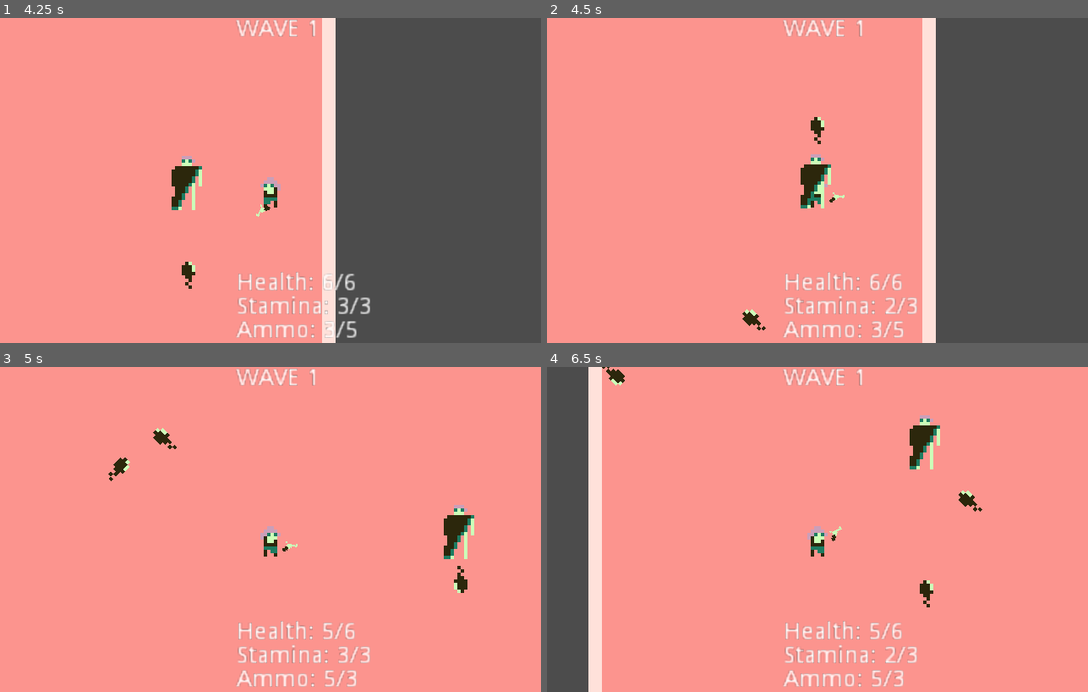
Above: before the commit, frames 1-4 (two rows, left to right).
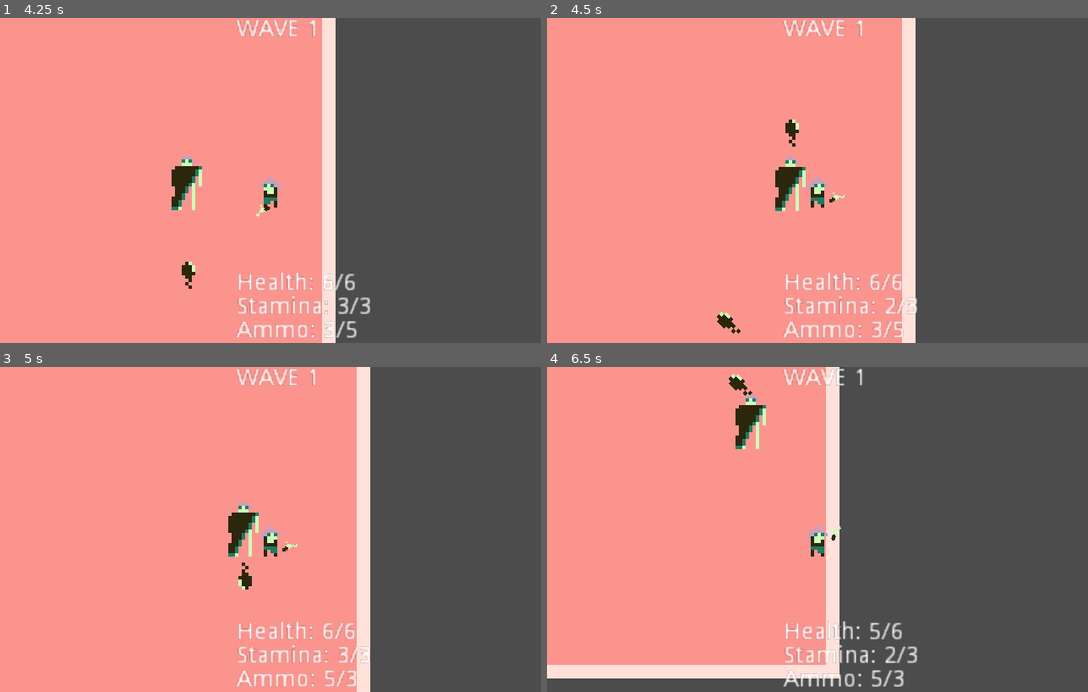
Above: after the commit, the same moments.

Repository: prezrenz/vampires-until-dawn
Game: Godot game, scene res://ui/MainMenu.tscn
The game is run twice, just before and just after one commit, with the same random seed, the same clock (stepped at 60 frames per second) and the same inputs.
Inputs (mouse positions are in pixels of both pictures, inside the frame that each line leads up to):
- Up to frame 1 (4.25 s): click "PLAY" at 0.5 s; tap Enter at 1.25 s; move the mouse to (389, 164) at 1.27 s; hold D (move_right) 1.28-2.03 s; tap Space (dodge) at 1.35, 2.85 s; move the mouse to (162, 196) at 2.02 s; hold S (move_down) 2.03-2.78 s; click (162, 196) at 2.1 s; move the mouse to (324, 109) at 2.77 s; hold D (move_right) 2.78-3.53 s; move the mouse to (243, 245) at 3.52 s; hold W (move_up) from 3.53 s (still down); click (243, 245) at 3.6 s
- Up to frame 2 (4.5 s): move the mouse to (979, 229) at 4.27 s; release W (move_up) at 4.28 s; hold A (move_left) from 4.28 s (still down); tap Space (dodge) at 4.35 s
- Up to frame 3 (5 s): keep holding A (move_left); tap R (reload) at 4.9 s
- Up to frame 4 (6.5 s): move the mouse to (655, 480) at 5.02 s; click (655, 480) at 5.1 s; move the mouse to (844, 529) at 5.77 s; release A (move_left) at 5.78 s; hold S (move_down) from 5.78 s (still down); tap Space (dodge) at 5.85 s

Frame 1 is identical in both runs. In frame 2, 7.8% of the frame differs, in the area x 31-72%, y 0-100%; in frame 3, 35%; in frame 4, 62%, in the area x 0-100%, y 0-100%.

Commit message:
implement ammo system

Diff:
--- /dev/null
+++ b/Ammo.gd
@@ -0,0 +1,14 @@
+extends StaticBody2D
+
+
+export (int) var amount = 5
+
+
+# Called when the node enters the scene tree for the first time.
+func _ready():
+	add_to_group("ammo")
+
+
+# Called every frame. 'delta' is the elapsed time since the previous frame.
+#func _process(delta):
+#	pass
--- /dev/null
+++ b/Ammo.tscn
@@ -0,0 +1,18 @@
+[gd_scene load_steps=4 format=2]
+
+[ext_resource path="res://assets/ammo.png" type="Texture" id=1]
+[ext_resource path="res://Ammo.gd" type="Script" id=2]
+
+[sub_resource type="RectangleShape2D" id=1]
+extents = Vector2( 8, 8 )
+
+[node name="Ammo" type="StaticBody2D"]
+collision_layer = 2
+collision_mask = 2
+script = ExtResource( 2 )
+
+[node name="Sprite" type="Sprite" parent="."]
+texture = ExtResource( 1 )
+
+[node name="WorldCollider" type="CollisionShape2D" parent="."]
+shape = SubResource( 1 )
--- a/Game.gd
+++ b/Game.gd
@@ -2,6 +2,7 @@
 
 
 onready var vampire = preload("res://Vampire.tscn")
+onready var ammo = preload("res://Ammo.tscn")
 var current_wave = 0
 
 
@@ -14,6 +15,18 @@
 # Called every frame. 'delta' is the elapsed time since the previous frame.
 #func _process(delta):
 #	pass
+
+
+func spawn_ammo():
+	var centerpos = $AmmoSpawnArea.position
+	var size = $AmmoSpawnArea/CollisionShape2D.shape.extents
+
+	var random_pos = Vector2(0, 0)
+	random_pos.x = (randi() % int(size.x)) - (size.x/2) + centerpos.x
+	random_pos.y = (randi() % int(size.y)) - (size.y/2) + centerpos.y
+	var new_ammo = ammo.instance()
+	new_ammo.position = random_pos
+	add_child(new_ammo)
 
 
 func _on_StartWave_timeout():
@@ -37,6 +50,7 @@
 
 	if current_wave == 3:
 		$UI/WinScreen.visible = true
+		$AmmoSpawnTimer.stop()
 		$UI/WaveStatus.text = "THE END..."
 
 	$BreatheTimer.start()
@@ -69,3 +83,10 @@
 
 func _on_Button_button_up():
 	get_tree().change_scene("res://ui/MainMenu.tscn")
+
+
+func _on_AmmoSpawnTimer_timeout():
+	var to_spawn = randi() % 2
+
+	if to_spawn == 1:
+		spawn_ammo()
--- a/Game.tscn
+++ b/Game.tscn
@@ -129,6 +129,9 @@
 } ]
 0/z_index = 0
 
+[sub_resource type="RectangleShape2D" id=14]
+extents = Vector2( 184, 144 )
+
 [node name="Game" type="Node2D"]
 script = ExtResource( 3 )
 
@@ -142,13 +145,26 @@
 
 [node name="Player" parent="." groups=["player"] instance=ExtResource( 1 )]
 position = Vector2( 192, 128 )
+collision_layer = 1
 
 [node name="VampireSpawn" type="Position2D" parent="."]
 position = Vector2( 192, 64 )
+
+[node name="AmmoSpawnArea" type="Area2D" parent="."]
+position = Vector2( 192, 168 )
+monitoring = false
+monitorable = false
+
+[node name="CollisionShape2D" type="CollisionShape2D" parent="AmmoSpawnArea"]
+shape = SubResource( 14 )
 
 [node name="StartWave" type="Timer" parent="."]
 wait_time = 2.0
 one_shot = true
+autostart = true
+
+[node name="AmmoSpawnTimer" type="Timer" parent="."]
+wait_time = 6.0
 autostart = true
 
 [node name="WaveTimer" type="Timer" parent="."]
@@ -275,6 +291,7 @@
 [connection signal="update_dodges" from="Player" to="." method="_on_Player_update_dodges"]
 [connection signal="update_health" from="Player" to="." method="_on_Player_update_health"]
 [connection signal="timeout" from="StartWave" to="." method="_on_StartWave_timeout"]
+[connection signal="timeout" from="AmmoSpawnTimer" to="." method="_on_AmmoSpawnTimer_timeout"]
 [connection signal="timeout" from="WaveTimer" to="." method="_on_WaveTimer_timeout"]
 [connection signal="timeout" from="BreatheTimer" to="." method="_on_BreatheTimer_timeout"]
 [connection signal="button_up" from="UI/DeathScreen/VBoxContainer/Button" to="." method="_on_Button_button_up"]
--- a/Player.gd
+++ b/Player.gd
@@ -147,6 +147,7 @@
 
 
 func _on_HitBox_body_entered(body):
+	print(body)
 	if body.name == "Vampire":
 		var direction = body.position.direction_to(position)
 		damage(direction)
@@ -156,3 +157,8 @@
 		var direction = body.position.direction_to(position)
 		damage(direction)
 		body.queue_free()
+
+	elif body.is_in_group("ammo"):
+		current_ammo += body.amount
+		emit_signal("update_ammo", current_chamber, current_ammo)
+		body.queue_free()
Not shown: 1 places in Game.tscn that only renumber resources
Binary file added: assets/ammo.png
Not shown, added: assets/ammo.png.import
